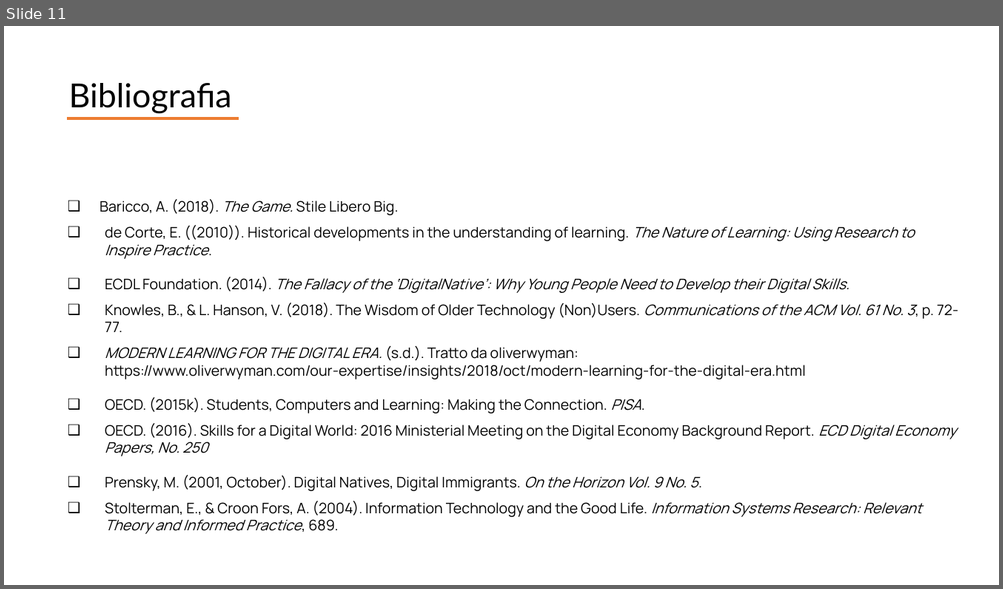
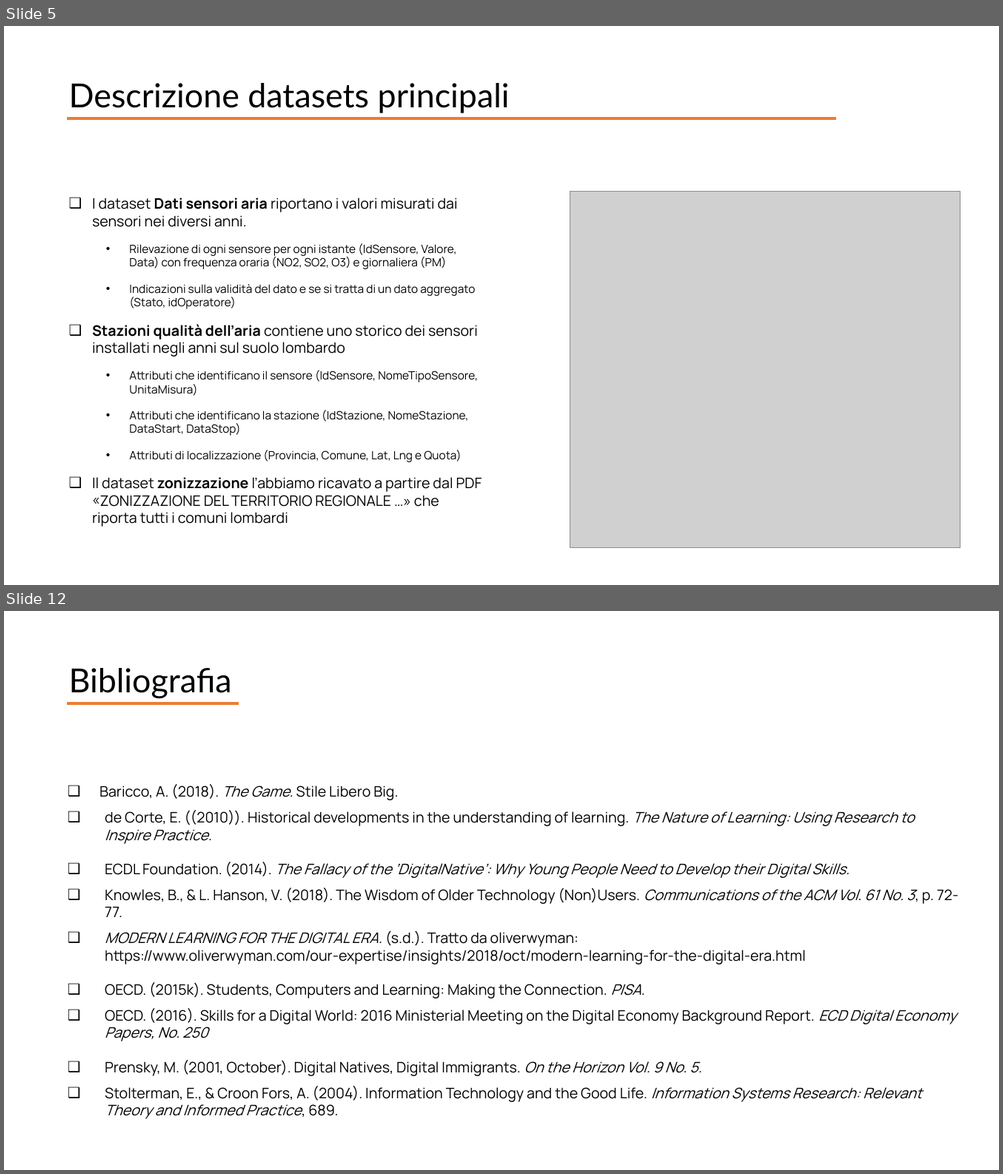
Before and after one commit to giocoal/air-quality-milano-interactive-data-visualization-tableau, a slide deck: Report/Report_progetto_Carbone_Cavallaro_Marconzini_Scuri.pptx. Shown one above the other, each under a label of ours: slide 11 before the commit, slides 5 and 12 after it; the slides between them are not shown. The pictures are 1003x589 and 1003x1174 pixels, drawn with LibreOffice and Linux fonts; fonts in the diff are those of the drawing; grey boxes stand for pictures. Boxes give left, top, right and bottom in pixels: in the first picture for what was removed or moved away, otherwise in the second. Text is boxed around its words. In the diff, an @@ line names an element or a change of style, - is before the commit and + after.

```diff
--- a/Report/Report_progetto_Carbone_Cavallaro_Marconzini_Scuri.pptx
+++ b/Report/Report_progetto_Carbone_Cavallaro_Marconzini_Scuri.pptx
@@ slide 5 added at box(4, 26, 999, 585), background #FFFFFF @@
@@ text added at box(69, 83, 509, 113), 32 pt, text #000000 @@
+Descrizione datasets principali
@@ line added from (68, 118) to (836, 118), #ED7D31 3 pt @@
@@ text added at box(92, 198, 482, 527), 11 pt, text #000000 @@
+❑ I dataset Dati sensori aria riportano i valori misurati dai sensori nei diversi anni.
+  • Rilevazione di ogni sensore per ogni istante (IdSensore, Valore, Data) con frequenza oraria (NO2, SO2, O3) e giornaliera (PM)
+  • Indicazioni sulla validità del dato e se si tratta di un dato aggregato (Stato, idOperatore)
+❑ Stazioni qualità dell’aria contiene uno storico dei sensori installati negli anni sul suolo lombardo
+  • Attributi che identificano il sensore (IdSensore, NomeTipoSensore, UnitaMisura)
+  • Attributi che identificano la stazione (IdStazione, NomeStazione, DataStart, DataStop)
+  • Attributi di localizzazione (Provincia, Comune, Lat, Lng e Quota)
+❑ Il dataset zonizzazione l’abbiamo ricavato a partire dal PDF «ZONIZZAZIONE DEL TERRITORIO REGIONALE …» che riporta tutti i comuni lombardi
@@ picture added at box(570, 191, 961, 548) @@
@@ what was slide 11 is now slide 12 @@
```
Also in this commit, not shown: 3 slides changed, 7 other slides added, 7 slides removed, 8 other files.
